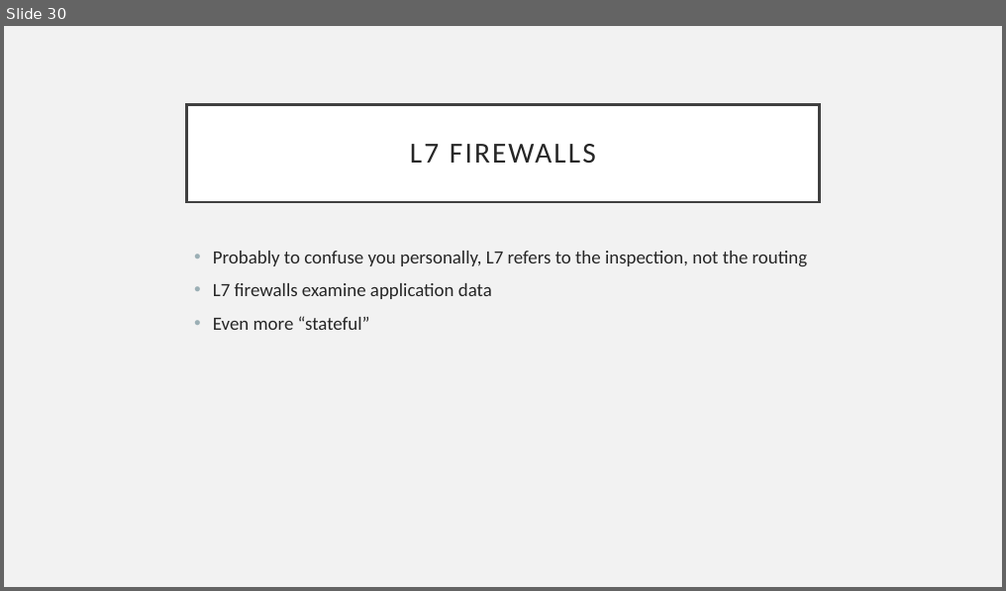
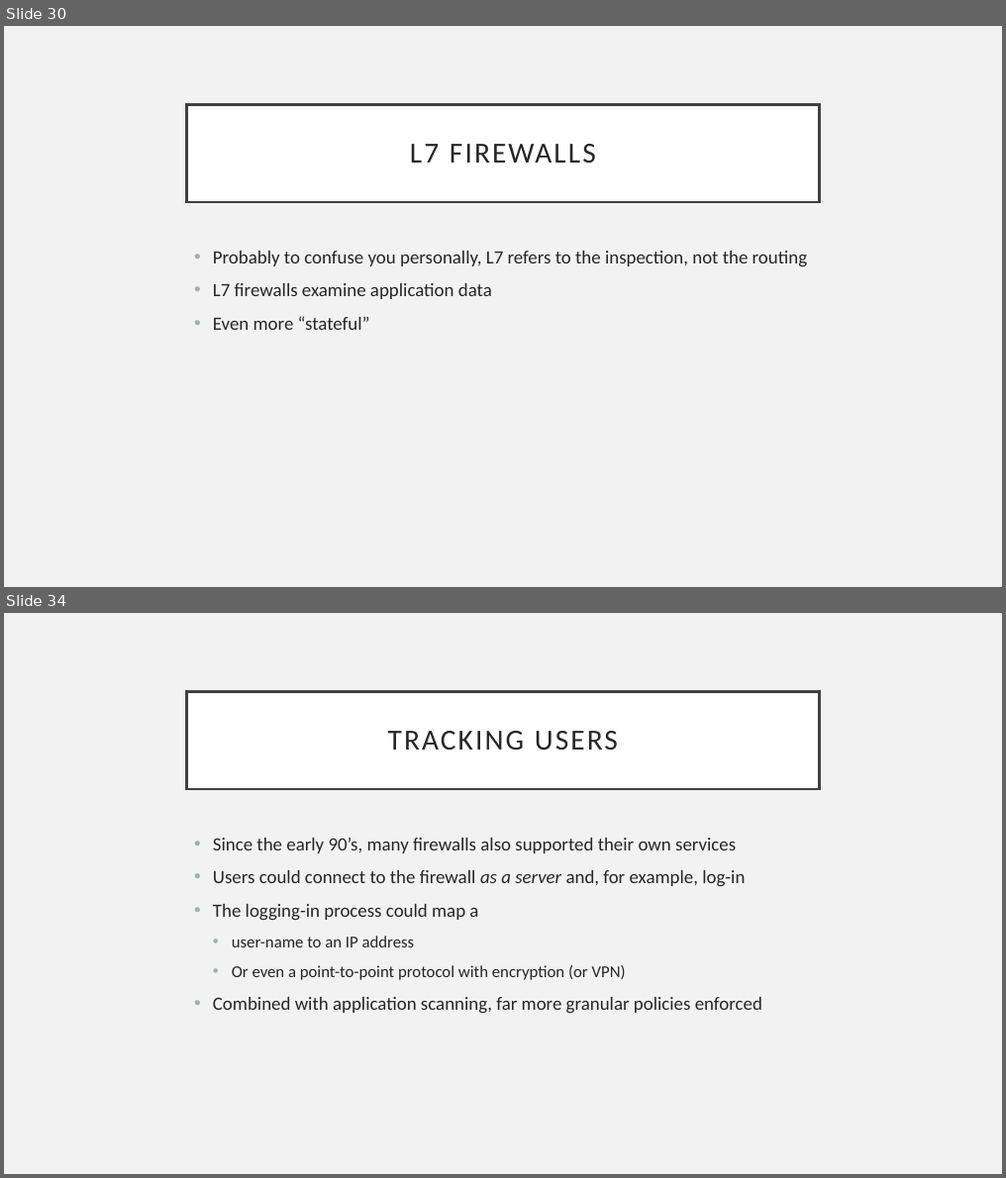
Before and after one commit to CrimsonVista/NetworkSecuritySpring2019, a slide deck: slides/08 Border Security.pptx. Shown one above the other, each under a label of ours: slide 30 before the commit, slides 30 and 34 after it; the slides between them are not shown. The pictures are 1006x591 and 1006x1178 pixels, drawn with LibreOffice and Linux fonts; fonts in the diff are those of the drawing. Boxes give left, top, right and bottom in pixels: in the first picture for what was removed or moved away, otherwise in the second. Text is boxed around its words. In the diff, an @@ line names an element or a change of style, - is before the commit and + after.

```diff
--- a/slides/08 Border Security.pptx
+++ b/slides/08 Border Security.pptx
@@ slide 34 added at box(4, 613, 1002, 1174), background #F2F2F2 @@
@@ title added at box(187, 691, 819, 789), fill #FFFFFF, outline #404040 2.5 pt, 28 pt, text #262626 @@
+TRACKING USERS
@@ text added at box(213, 838, 762, 1014), 18 pt, text #262626 @@
+• Since the early 90’s, many firewalls also supported their own services
+• Users could connect to the firewall as a server and, for example, log-in
+• The logging-in process could map a
+  • user-name to an IP address
+  • Or even a point-to-point protocol with encryption (or VPN)
+• Combined with application scanning, far more granular policies enforced
```
Also in this commit, not shown: 15 other slides added, 1 other file.
